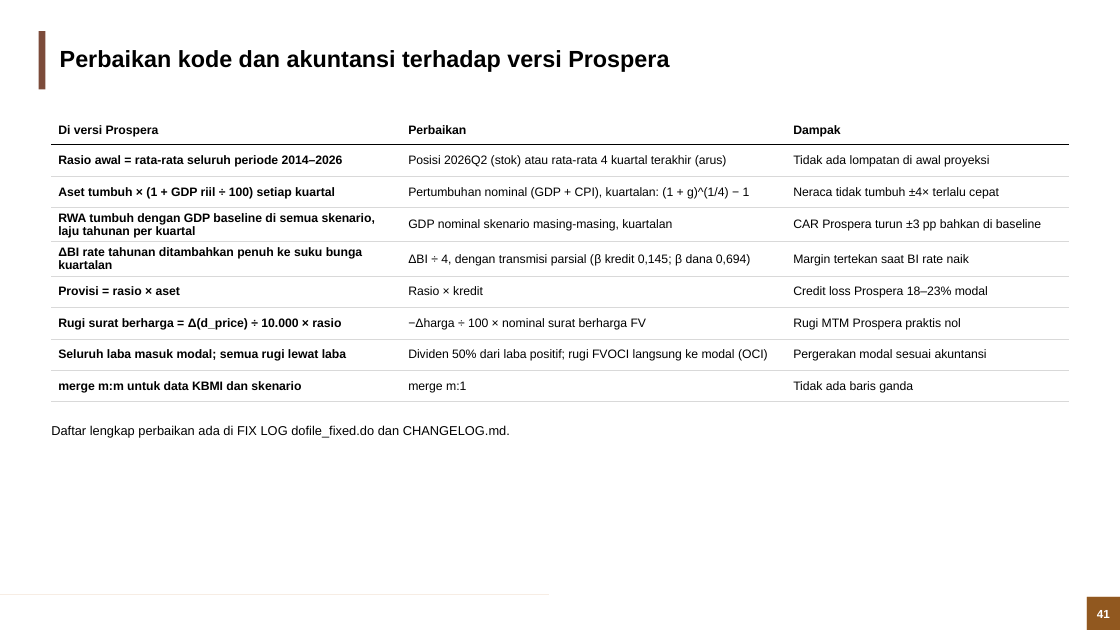
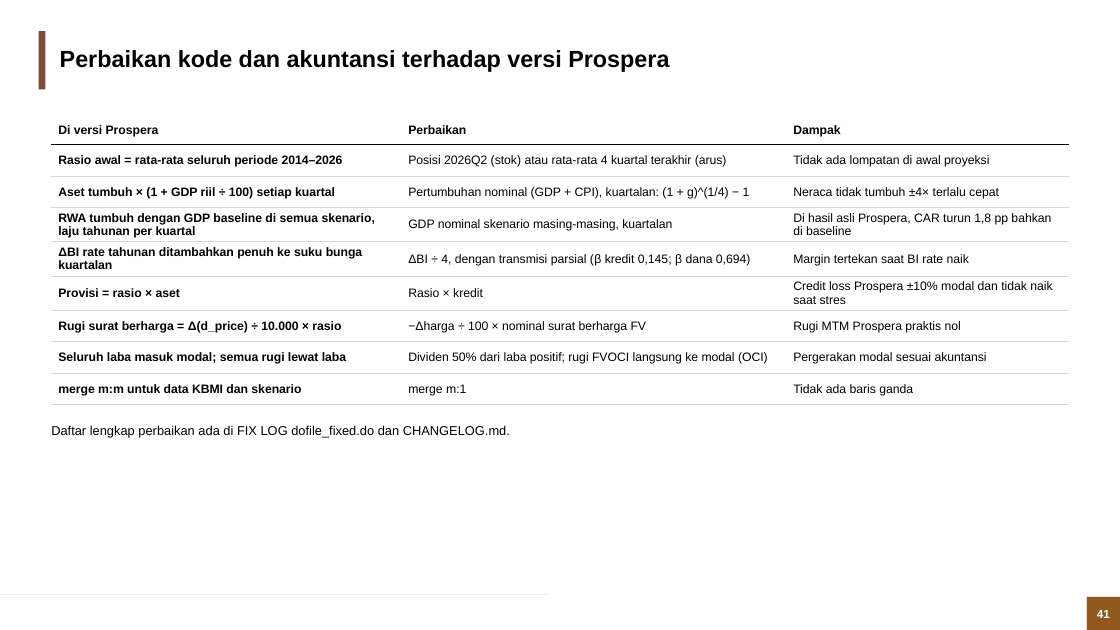
Before and after one commit to muhamadhaikal128/banking-stress-test, a slide deck: slide 41 of Banking Stress Test (Solvency).pptx. Drawn at 1120x630 pixels with LibreOffice and Linux fonts; fonts in the diff are those of the drawing; background and template pictures are left out. Boxes give left, top, right and bottom in pixels: in the first picture for what was removed or moved away, otherwise in the second. Text is boxed around its words. In the diff, an @@ line names an element or a change of style, - is before the commit and + after.

```diff
--- a/Banking Stress Test (Solvency).pptx
+++ b/Banking Stress Test (Solvency).pptx
@@ table at [51,117,1069,400] @@
-row 4, column 3: CAR Prospera turun ±3 pp bahkan di baseline
+row 4, column 3: Di hasil asli Prospera, CAR turun 1,8 pp bahkan di baseline
-row 6, column 3: Credit loss Prospera 18–23% modal
+row 6, column 3: Credit loss Prospera ±10% modal dan tidak naik saat stres
```
Also in this commit, not shown: 4 other slides changed.
